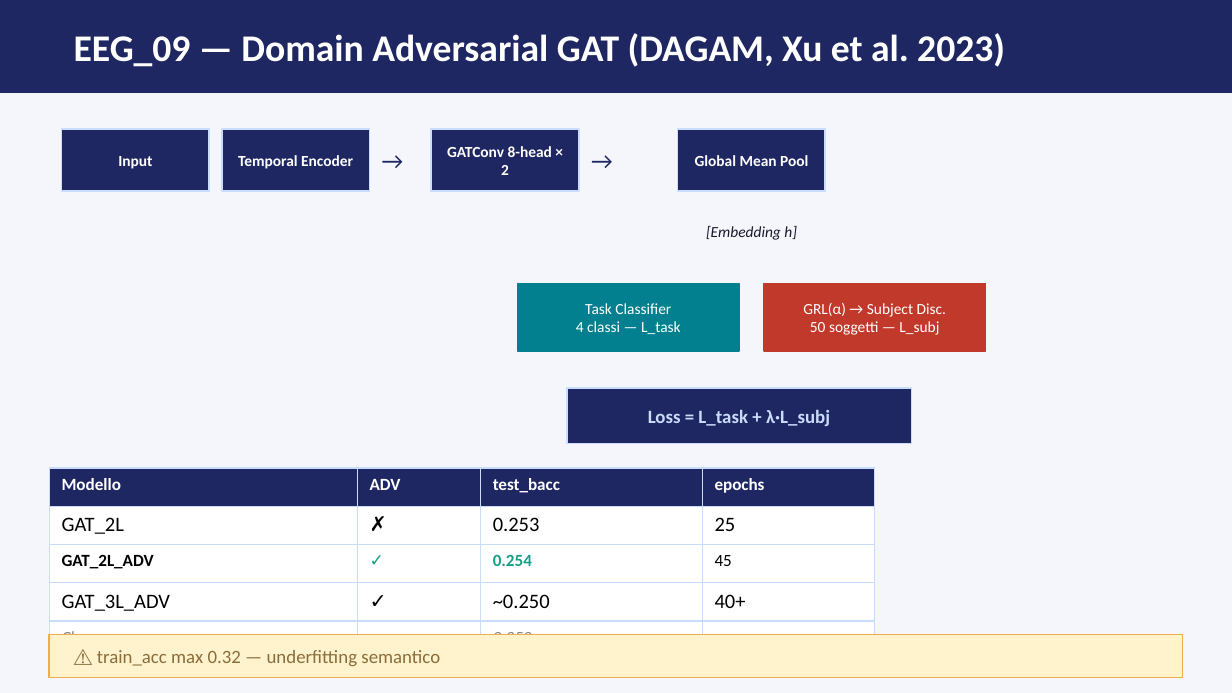
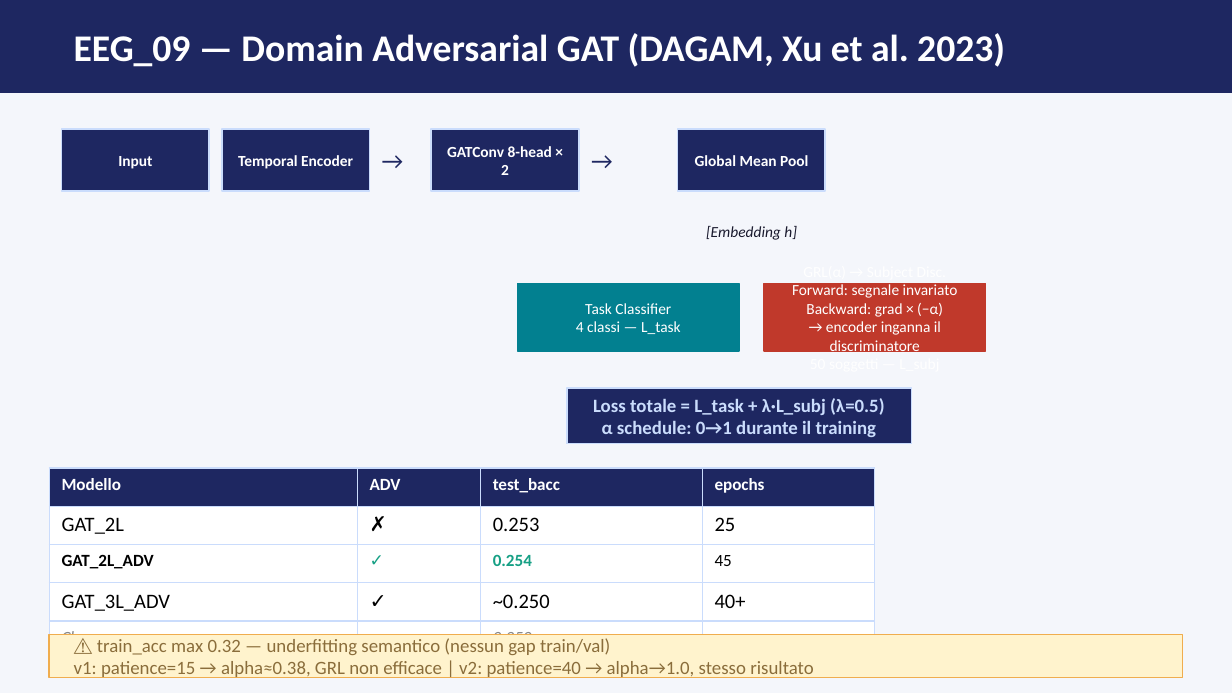
Before and after one commit to daniele22-u/miralis-hypergraph-imagined-speech, a slide deck: slide 7 of docs/presentation_stato_lavori_apr2026.pptx. Drawn at 1232x693 pixels with LibreOffice and Linux fonts; fonts in the diff are those of the drawing. Boxes give left, top, right and bottom in pixels: in the first picture for what was removed or moved away, otherwise in the second. Text is boxed around its words. In the diff, an @@ line names an element or a change of style, - is before the commit and + after.

```diff
--- a/docs/presentation_stato_lavori_apr2026.pptx
+++ b/docs/presentation_stato_lavori_apr2026.pptx
@@ text at <box>792,282,958,356</box>: paragraphs added @@
+Forward: segnale invariato
+Backward: grad × (−α)
+→ encoder inganna il discriminatore
@@ text at <box>593,398,884,437</box>: text changed @@
-Loss = L_task + λ·L_subj
+Loss totale = L_task + λ·L_subj (λ=0.5)
+α schedule: 0→1 durante il training
@@ text at <box>74,638,814,680</box>: text changed @@
-⚠ train_acc max 0.32 — underfitting semantico
+⚠ train_acc max 0.32 — underfitting semantico (nessun gap train/val)
+v1: patience=15 → alpha≈0.38, GRL non efficace | v2: patience=40 → alpha→1.0, stesso risultato
```
Also in this commit, not shown: 3 other slides changed.
